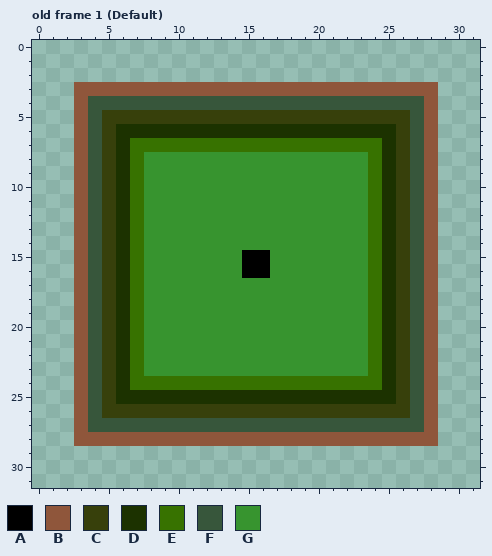
One commit to this pixel-art file: tests/sample.aseprite. The picture above was drawn from the file before the commit.
32x32 pixels, 6 frames. Colours within 5 levels of each other are drawn and written as one. Shown: old frame 1 (Default). The commit also changed other frames, which this record leaves out.
Palette (. is transparent): A #000000  B #8f563b  C #37400b  D #1c3200  E #377200  F #37563b  G #37942f
The same view after the edit:
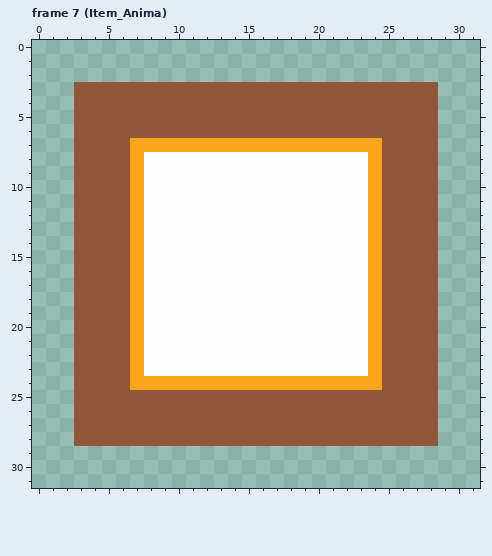
A new or re-ordered frame is compared with the old frame closest to it.
What changed:
frames 6 -> 10
colour E: #377200 -> #fba319
colour G: #37942f -> #fdfdfd
Changed rows in their new state; - is a pixel that keeps its letter.
Frame 7 (Item_Anima) is new; against old frame 1 (Default), layers "^UserData", "^BlendModes/^Darken/^Darken":
first column x 4:
 4 BBBBBBBBBBBBBBBBBBBBBBBB
 5 BBBBBBBBBBBBBBBBBBBBBBBB
 6 BBBBBBBBBBBBBBBBBBBBBBBB
 7 BBB------------------BBB
 8 BBB------------------BBB
 9 BBB------------------BBB
10 BBB------------------BBB
11 BBB------------------BBB
12 BBB------------------BBB
13 BBB------------------BBB
14 BBB------------------BBB
15 BBB--------GG--------BBB
16 BBB--------GG--------BBB
17 BBB------------------BBB
18 BBB------------------BBB
19 BBB------------------BBB
20 BBB------------------BBB
21 BBB------------------BBB
22 BBB------------------BBB
23 BBB------------------BBB
24 BBB------------------BBB
25 BBBBBBBBBBBBBBBBBBBBBBBB
26 BBBBBBBBBBBBBBBBBBBBBBBB
27 BBBBBBBBBBBBBBBBBBBBBBBB
